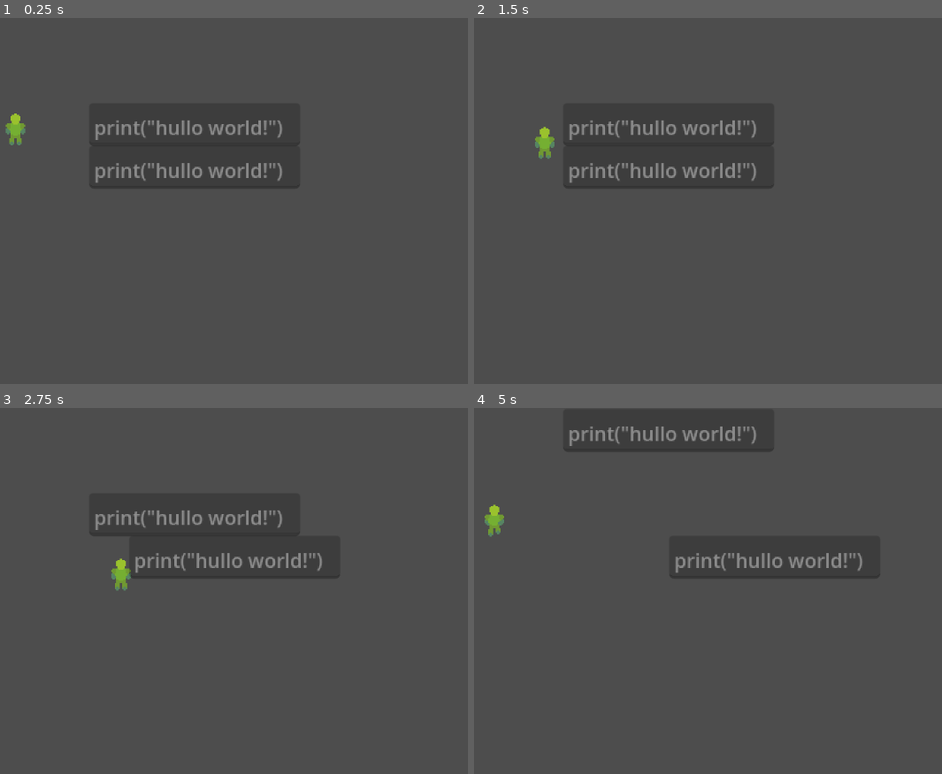
Above: before the commit, frames 1-4 (two rows, left to right).
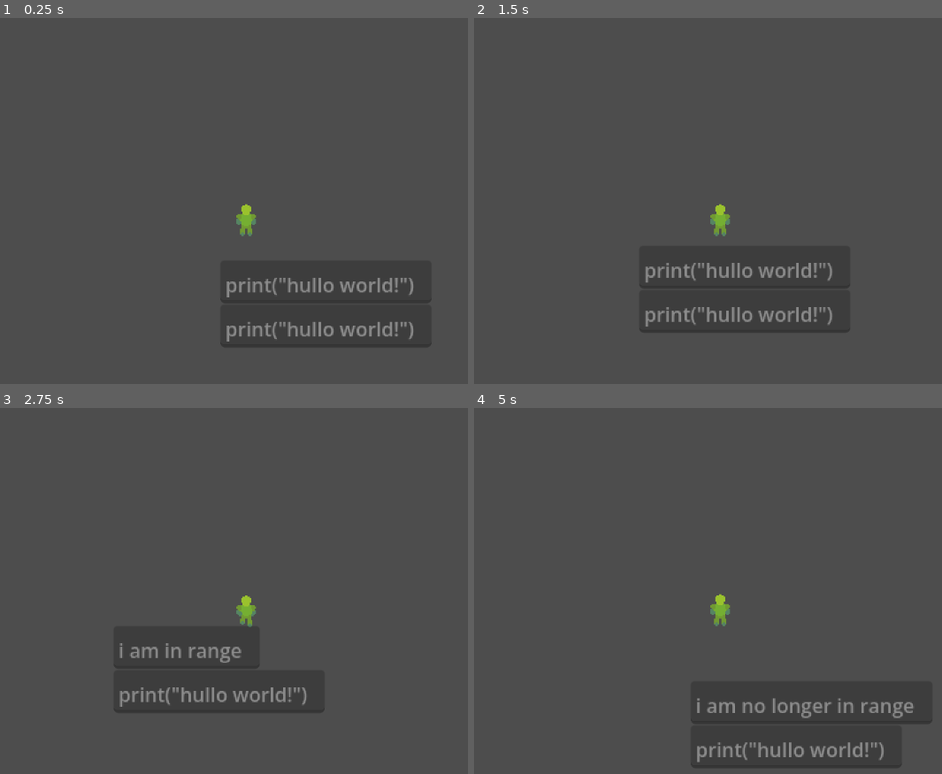
Above: after the commit, the same moments.

Repository: csesoc/csesoc-game-2026
Game: Godot game, scene res://scenes/main.tscn
Two runs of this game, one before a commit and one after it. Both use one fixed random seed, a clock stepped at 60 frames per second and the inputs below.
Inputs:
- Up to frame 1 (0.25 s): no input
- Up to frame 2 (1.5 s): tap Enter at 0.5 s; hold D (move right) 0.53-1.28 s; hold S (move down) from 1.28 s (still down)
- Up to frame 3 (2.75 s): release S (move down) at 2.03 s; hold D (move right) from 2.03 s (still down)
- Up to frame 4 (5 s): release D (move right) at 2.78 s; hold W (move up) 2.78-3.53 s; hold A (move left) from 3.53 s (still down)

The runs differ from the first frame. In frame 1, 2.9% of the frame differs, in the area x 1-92%, y 26-90%; in frame 2, 3.1%; in frame 3, 2.7%; in frame 4, 3.1%, in the area x 2-98%, y 5-98%.

Commit message:
feat | added player interaction mechanics

Diff:
--- a/godot-project/project.godot
+++ b/godot-project/project.godot
@@ -16,7 +16,7 @@
 
 config/name="csesoc game 2026"
 run/main_scene="uid://crtdrdtdqf72h"
-config/features=PackedStringArray("4.6", "GL Compatibility")
+config/features=PackedStringArray("4.5", "GL Compatibility")
 
 [input]
 
--- a/godot-project/scenes/codeblock.tscn
+++ b/godot-project/scenes/codeblock.tscn
@@ -1,13 +1,14 @@
-[gd_scene format=3 uid="uid://ckh0owkvn118n"]
+[gd_scene load_steps=3 format=3 uid="uid://ckh0owkvn118n"]
+
+[ext_resource type="Script" uid="uid://qttdfbhyd77h" path="res://scripts/codeblock.gd" id="1_wmxlj"]
 
 [sub_resource type="RectangleShape2D" id="RectangleShape2D_yq4o1"]
 size = Vector2(171, 35)
 
-[node name="Codeblock" type="RigidBody2D" unique_id=861031626]
-gravity_scale = 0.0
-lock_rotation = true
+[node name="Codeblock" type="StaticBody2D"]
+script = ExtResource("1_wmxlj")
 
-[node name="TextEdit" type="TextEdit" parent="." unique_id=1390230067]
+[node name="TextEdit" type="TextEdit" parent="."]
 offset_right = 64.0
 offset_bottom = 35.0
 text = "print(\"hullo world!\")"
@@ -16,6 +17,6 @@
 scroll_fit_content_height = true
 scroll_fit_content_width = true
 
-[node name="CollisionShape2D" type="CollisionShape2D" parent="." unique_id=424955907]
+[node name="CollisionShape2D" type="CollisionShape2D" parent="."]
 position = Vector2(85.5, 17.5)
 shape = SubResource("RectangleShape2D_yq4o1")
--- a/godot-project/scenes/main.tscn
+++ b/godot-project/scenes/main.tscn
@@ -7,16 +7,10 @@
 texture_filter = 1
 
 [node name="player" parent="." instance=ExtResource("2_0wfyh")]
-position = Vector2(-188, -74)
+position = Vector2(-107, -111)
 
 [node name="codeblock" parent="." instance=ExtResource("1_o5qli")]
 position = Vector2(-128, -76)
-linear_damp = 1.0
 
 [node name="codeblock2" parent="." instance=ExtResource("1_o5qli")]
-position = Vector2(-128, -76)
-linear_damp = 1.0
-
-[node name="Camera2D" type="Camera2D" parent="."]
-position = Vector2(-2, -1)
-zoom = Vector2(2, 2)
+position = Vector2(-128, -40)
--- a/godot-project/scenes/player.tscn
+++ b/godot-project/scenes/player.tscn
@@ -46,6 +46,9 @@
 [sub_resource type="RectangleShape2D" id="RectangleShape2D_g2els"]
 size = Vector2(16, 26)
 
+[sub_resource type="RectangleShape2D" id="RectangleShape2D_qhqgy"]
+size = Vector2(30, 37)
+
 [node name="player" type="CharacterBody2D"]
 script = ExtResource("1_g2els")
 
@@ -57,3 +60,13 @@
 [node name="CollisionShape2D" type="CollisionShape2D" parent="."]
 position = Vector2(0, 2)
 shape = SubResource("RectangleShape2D_g2els")
+
+[node name="Area2D" type="Area2D" parent="."]
+
+[node name="CollisionShape2D" type="CollisionShape2D" parent="Area2D"]
+position = Vector2(0, 2.5)
+shape = SubResource("RectangleShape2D_qhqgy")
+
+[node name="Camera2D" type="Camera2D" parent="."]
+position = Vector2(-2, -1)
+zoom = Vector2(2, 2)
--- /dev/null
+++ b/godot-project/scripts/codeblock.gd
@@ -0,0 +1,22 @@
+class_name Codeblock extends StaticBody2D
+
+@onready var textBlock = $TextEdit
+
+signal entered_pickup_range
+signal exited_pickup_range
+
+# Called when the node enters the scene tree for the first time.
+func _ready() -> void:
+	entered_pickup_range.connect(_on_enter_pickup_range)
+	exited_pickup_range.connect(_on_exit_pickup_range)
+	pass # Replace with function body.
+
+# Called every frame. 'delta' is the elapsed time since the previous frame.
+func _process(delta: float) -> void:
+	pass
+
+func _on_enter_pickup_range():
+	textBlock.text = "i am in range"
+
+func _on_exit_pickup_range():
+	textBlock.text = "i am no longer in range"
--- a/godot-project/scripts/player.gd
+++ b/godot-project/scripts/player.gd
@@ -1,20 +1,24 @@
-extends Node2D
+extends CharacterBody2D
 
 @onready var animated_sprite = $AnimatedSprite2D
+@onready var interaction_hitbox = $Area2D
 
-var velocity: Vector2 = Vector2(0, 0);
 var speed: float = 60
 
 # Called when the node enters the scene tree for the first time.
 func _ready() -> void:
 	#position = Vector2(0, 0);
+
+	# signal connects
+	interaction_hitbox.body_entered.connect(_on_interaction_enter)
+	interaction_hitbox.body_exited.connect(_on_interaction_exit)
 	pass # Replace with function body.
 
 func _physics_process(delta: float) -> void:
-	position += velocity * delta;
-
 	var direction = get_direction()
 	velocity = direction * speed
+
+	move_and_slide()
 
 # Called every frame. 'delta' is the elapsed time since the previous frame.
 func _process(delta: float) -> void:
@@ -23,9 +27,21 @@
 	else:
 		animated_sprite.play("idle")
 
-func input(key):
-	pass
+func _on_interaction_enter(body: Node2D):
+	if body is not Codeblock:
+		return
 
+	body.entered_pickup_range.emit()
+
+func _on_interaction_exit(body: Node2D):
+	if body is not Codeblock:
+		return
+
+	body.exited_pickup_range.emit()
+
+# HELPERS
+# =============================================================================
+# helper function to get the direction of the player input
 func get_direction() -> Vector2:
 	var direction = Vector2(0, 0)
 	if Input.is_action_pressed("move left"):
@@ -39,5 +55,5 @@
 
 	direction = direction.normalized();
 	#print(direction)
-	print(position)
+	#print(position)
 	return direction;
--- /dev/null
+++ b/godot-project/scripts/player_interactable.gd
@@ -0,0 +1,11 @@
+class_name PlayerInteractable
+
+
+# Called when the node enters the scene tree for the first time.
+func _ready() -> void:
+	pass # Replace with function body.
+
+
+# Called every frame. 'delta' is the elapsed time since the previous frame.
+func _process(delta: float) -> void:
+	pass
Not shown: 1 places in godot-project/scenes/player.tscn that only renumber resources
Not shown, added: godot-project/scripts/codeblock.gd.uid
Not shown, added: godot-project/scripts/player_interactable.gd.uid
